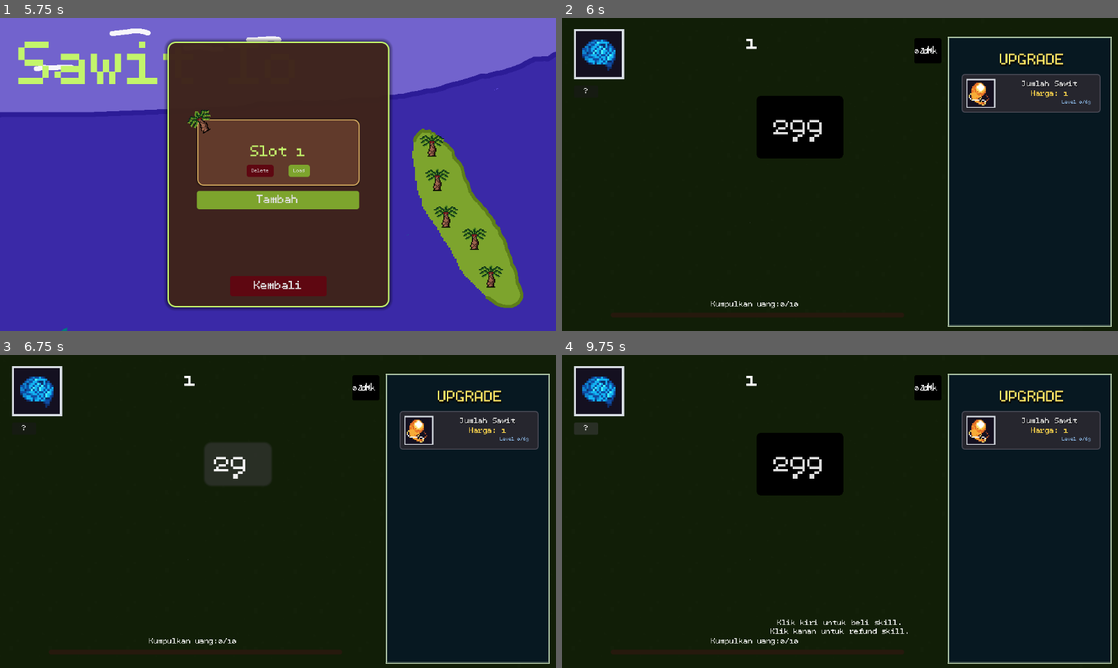
Above: before the commit, frames 1-4 (two rows, left to right).
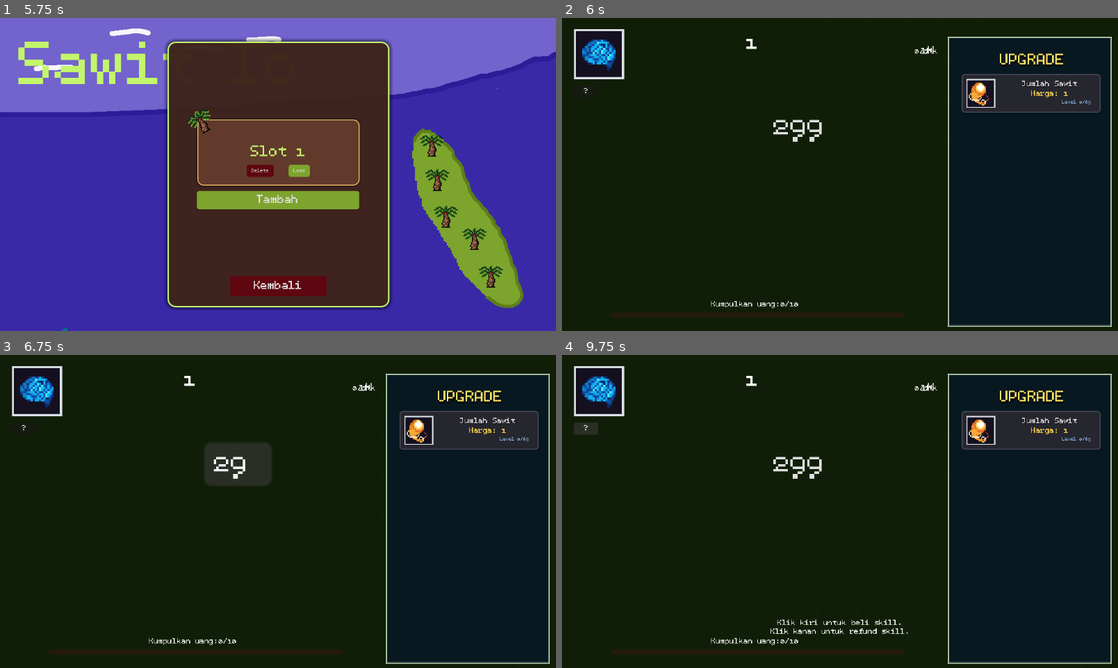
Above: after the commit, the same moments.

Repository: azizul987/Sawit-io
Game: Godot game, scene res://Scene/MainMenui.tscn
The game is run twice, just before and just after one commit, with the same random seed, the same clock (stepped at 60 frames per second) and the same inputs. Sound files missing from this copy of the repository are replaced by a short silence.
Inputs (mouse positions are in pixels of both pictures, inside the frame that each line leads up to):
- Up to frame 1 (5.75 s): click "Mulai" at 0.5 s; tap Enter at 1.25 s; drag from (489, 274) to (444, 215) at 1.27 s; click "Tambah" at 2 s; click "Kembali" at 2.75 s; click "Mulai" at 3.5 s; drag from (472, 237) to (439, 180) at 4.27 s; move the mouse to (472, 237) at 5.02 s; hold Right (ui_right) from 5.03 s (still down); hold Q (zoom_in) from 5.03 s (still down); click (472, 237) at 5.17 s
- Up to frame 2 (6 s): release Right (ui_right) at 5.75 s; release Q (zoom_in) at 5.75 s; click "Load" at 5.75 s
- Up to frame 3 (6.75 s): click "299" at 6.5 s
- Up to frame 4 (9.75 s): click "1K" at 7.25 s; click "8K" at 8 s; click (600, 392) at 8.75 s; click "?" at 9.5 s

Frame 1 is identical in both runs. In frame 2, 3.2% of the frame differs, in the area x 35-69%, y 6-45%; in frame 3, 0.3%; in frame 4, 3.2%.

Commit message:
add balance  logger

Diff:
--- a/Logic/object_For_skrip/button.tscn
+++ b/Logic/object_For_skrip/button.tscn
@@ -7,7 +7,7 @@
 content_margin_top = 3.0
 content_margin_right = 3.0
 content_margin_bottom = 3.0
-bg_color = Color(0, 0, 0, 1)
+bg_color = Color(0, 0, 0, 0)
 corner_radius_top_left = 2
 corner_radius_top_right = 2
 corner_radius_bottom_right = 2
--- /dev/null
+++ b/Logic/skrip/global/BalanceLogger.gd
@@ -0,0 +1,167 @@
+extends Node
+const LOG_PATH := "user://balance_log.csv"
+
+var _file: FileAccess
+var _game_time: float = 0.0
+
+
+func _ready() -> void:
+	_open_log_file()
+	if Point.has_signal("pps_updated"):
+		Point.pps_updated.connect(_on_pps_updated)
+
+
+func _process(delta: float) -> void:
+	_game_time += delta
+
+
+func _open_log_file() -> void:
+	var file_exists := FileAccess.file_exists(LOG_PATH)
+	_file = FileAccess.open(LOG_PATH, FileAccess.READ_WRITE if file_exists else FileAccess.WRITE)
+	if _file == null:
+		push_error("BalanceLogger: gagal buka file log di " + LOG_PATH)
+		return
+	if not file_exists:
+		_write_header()
+	else:
+		_file.seek_end()
+
+
+func _write_header() -> void:
+	_file.store_line(
+		"timestamp_unix,game_time_sec,event_type,item_name,level_baru," +
+		"harga_dibayar,mata_uang,effect_type,effect_value_baru," +
+		"stat_sebelum,stat_sesudah,persen_kenaikan,point_balance,pps_saat_itu," +
+		"jumlah_wilayah_terbuka,nama_wilayah_terbuka,jumlah_pohon,jumlah_buruh"
+	)
+
+
+func _write_row(values: Array) -> void:
+	if _file == null:
+		return
+	var escaped := []
+	for v in values:
+		var s := str(v)
+		if "," in s or "\"" in s:
+			s = "\"" + s.replace("\"", "\"\"") + "\""
+		escaped.append(s)
+	_file.store_line(",".join(escaped))
+	_file.flush()
+
+
+func _percent_naik(sebelum: float, sesudah: float) -> float:
+	if sebelum == 0.0:
+		return 0.0
+	return ((sesudah - sebelum) / sebelum) * 100.0
+
+
+func _get_jumlah_pohon() -> int:
+	return get_tree().get_nodes_in_group("sawit_visual").size()
+
+
+func _get_jumlah_buruh() -> int:
+	return get_tree().get_nodes_in_group("buruh_visual").size()
+
+
+func _get_wilayah_terbuka() -> Array:
+	var hasil: Array = []
+	for w in get_tree().get_nodes_in_group("wilayah"):
+		if w.data and w.data.terbuka_default:
+			hasil.append(w.data.nama_wilayah)
+	return hasil
+
+
+func _get_snapshot_dunia() -> Array:
+	var wil_terbuka := _get_wilayah_terbuka()
+	return [
+		wil_terbuka.size(),
+		"; ".join(wil_terbuka),
+		_get_jumlah_pohon(),
+		_get_jumlah_buruh()
+	]
+
+
+func log_upgrade_purchase(
+	upgrade_data: UpgradeData,
+	harga_dibayar: float,
+	point_per_click_sebelum: float,
+	point_per_click_sesudah: float
+) -> void:
+	var dunia := _get_snapshot_dunia()
+	_write_row([
+		Time.get_unix_time_from_system(),
+		"%.1f" % _game_time,
+		"UPGRADE",
+		upgrade_data.upgrade_name,
+		upgrade_data.current_level,
+		harga_dibayar,
+		"point",
+		upgrade_data.effect_type,
+		upgrade_data.effect_value,
+		point_per_click_sebelum,
+		point_per_click_sesudah,
+		"%.2f" % _percent_naik(point_per_click_sebelum, point_per_click_sesudah),
+		Point.point,
+		Point.points_per_second,
+		dunia[0], dunia[1], dunia[2], dunia[3]
+	])
+
+
+func log_skill_purchase(
+	skill_data: skill,
+	rebirth_point_dibayar: int,
+	stat_sebelum: float,
+	stat_sesudah: float
+) -> void:
+	var dunia := _get_snapshot_dunia()
+	_write_row([
+		Time.get_unix_time_from_system(),
+		"%.1f" % _game_time,
+		"SKILL",
+		skill_data.skill_name,
+		skill_data.level,
+		rebirth_point_dibayar,
+		"rebirth_point",
+		skill_data.effect_type,
+		skill_data.effect_value,
+		stat_sebelum,
+		stat_sesudah,
+		"%.2f" % _percent_naik(stat_sebelum, stat_sesudah),
+		Point.point,
+		Point.points_per_second,
+		dunia[0], dunia[1], dunia[2], dunia[3]
+	])
+
+
+
+func log_wilayah_purchase(
+	wilayah_data: Wilayah,
+	harga_dibayar: float
+) -> void:
+	var dunia := _get_snapshot_dunia()
+	_write_row([
+		Time.get_unix_time_from_system(),
+		"%.1f" % _game_time,
+		"WILAYAH",
+		wilayah_data.nama_wilayah,
+		"-",
+		harga_dibayar,
+		"point",
+		"-", "-", "-", "-", "-",
+		Point.point,
+		Point.points_per_second,
+		dunia[0], dunia[1], dunia[2], dunia[3]
+	])
+
+
+func _on_pps_updated(new_pps: float) -> void:
+	var dunia := _get_snapshot_dunia()
+	_write_row([
+		Time.get_unix_time_from_system(),
+		"%.1f" % _game_time,
+		"PPS_SNAPSHOT",
+		"-", "-", "-", "-", "-", "-", "-", "-", "-",
+		Point.point,
+		new_pps,
+		dunia[0], dunia[1], dunia[2], dunia[3]
+	])
--- a/project.godot
+++ b/project.godot
@@ -18,6 +18,7 @@
 [autoload]
 
 Point="*uid://cx0xu5apa8db3"
+BalanceLogger="*uid://fgrca7n5hgea"
 Debug="*uid://ckwrku1l76rkv"
 SaveManager="*uid://dbxybk6q0cit3"
 AudioManager="*res://Logic/skrip/global/AudioManager.gd"
Not shown, added: Logic/skrip/global/BalanceLogger.gd.uid
